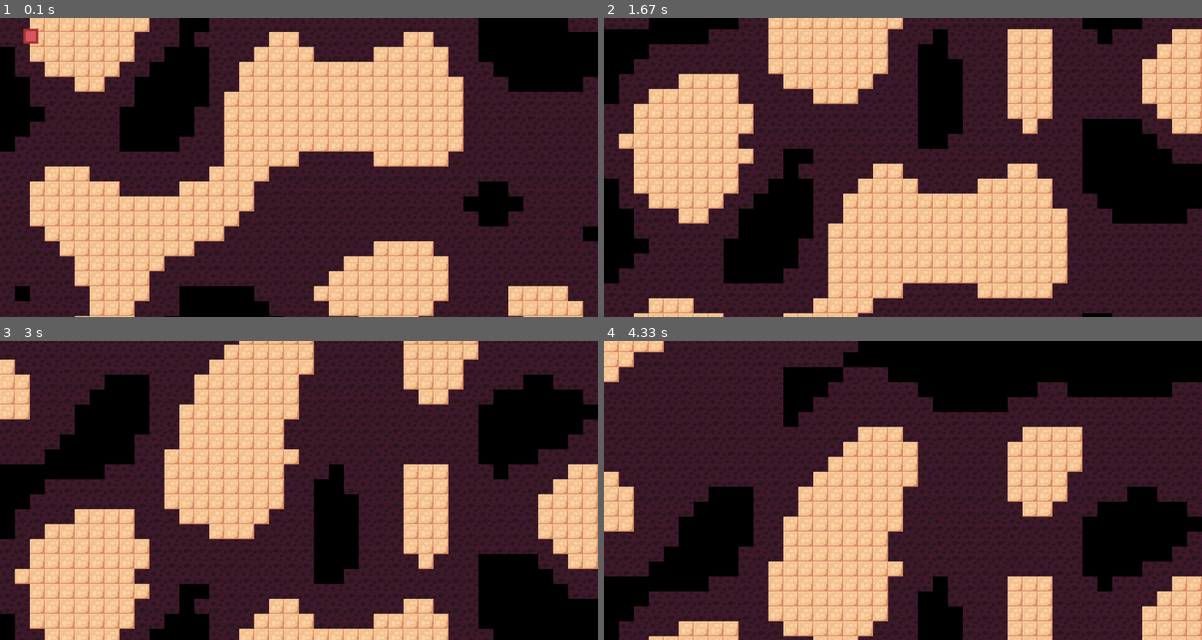
Above: before the commit, frames 1-4 (two rows, left to right).
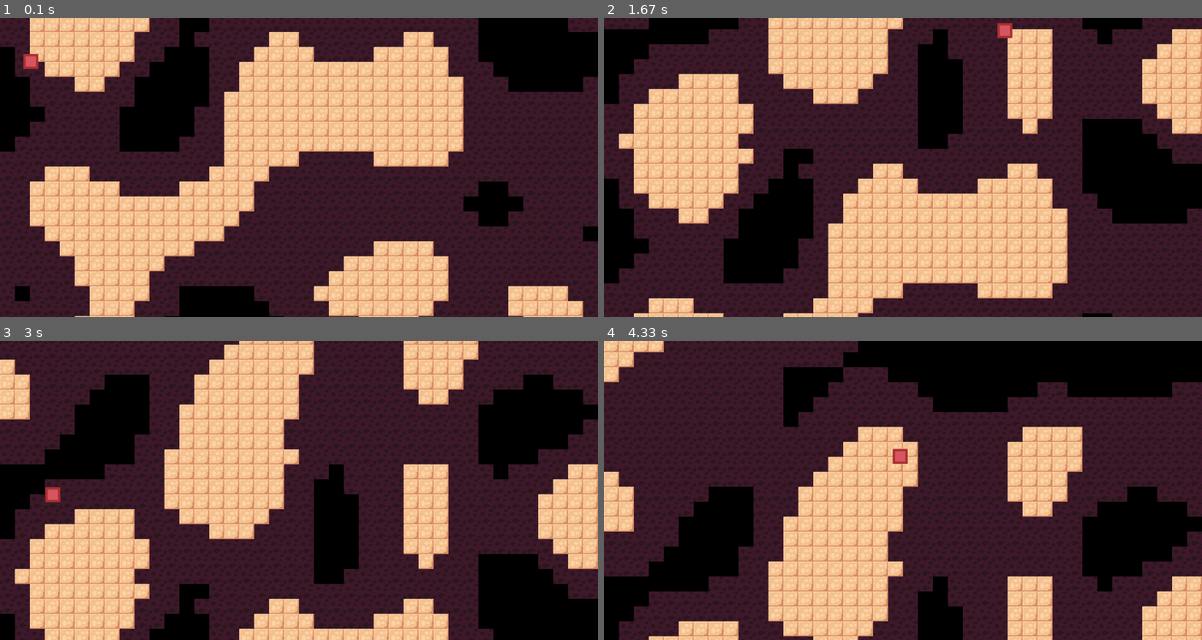
Above: after the commit, the same moments.

Repository: ARKANYOTA/Pygame-Test
Game: pygame game, started from scripts/index.py
Same seed, same stepped clock (60 frames per second), same inputs: the game is played once before the commit and once after it.
Inputs:
- Up to frame 1 (0.1 s): no input
- Up to frame 2 (1.67 s): hold D 0.33-0.8 s; hold W 0.83-1.13 s; tap Z at 0.9, 1.23, 1.53 s; hold D 1.17-1.63 s
- Up to frame 3 (3 s): hold A 1.67-2.2 s; tap Z at 1.73, 2.03, 2.3, 2.63, 2.93 s; hold S 2.23-2.53 s; hold A 2.57-2.97 s
- Up to frame 4 (4.33 s): hold W 3-3.37 s; tap Z at 3.07, 3.47, 3.77, 4.13 s; hold D 3.4-4.03 s; hold S from 4.07 s (still down)

The runs differ from the first frame. In frame 1, 0.3% of the frame differs, in the area x 3-7%, y 3-18%; in frame 2, 0.1%; in frame 3, 0.1%; in frame 4, 0.1%.

Commit message:
le gitignore

Diff:
--- a/scripts/player.py
+++ b/scripts/player.py
@@ -89,7 +89,7 @@
         self.velocity *= self.slipperiness
         self.velocity += get_input_wasd() * self.speed
         self.pos += self.velocity
-        self.pos.y -= 3
+        self.pos.y += 3
         # if not self.isOnGround(map):
         #     if self.getYVelocity() < 4:
         #         self.addYVelocity(1)
